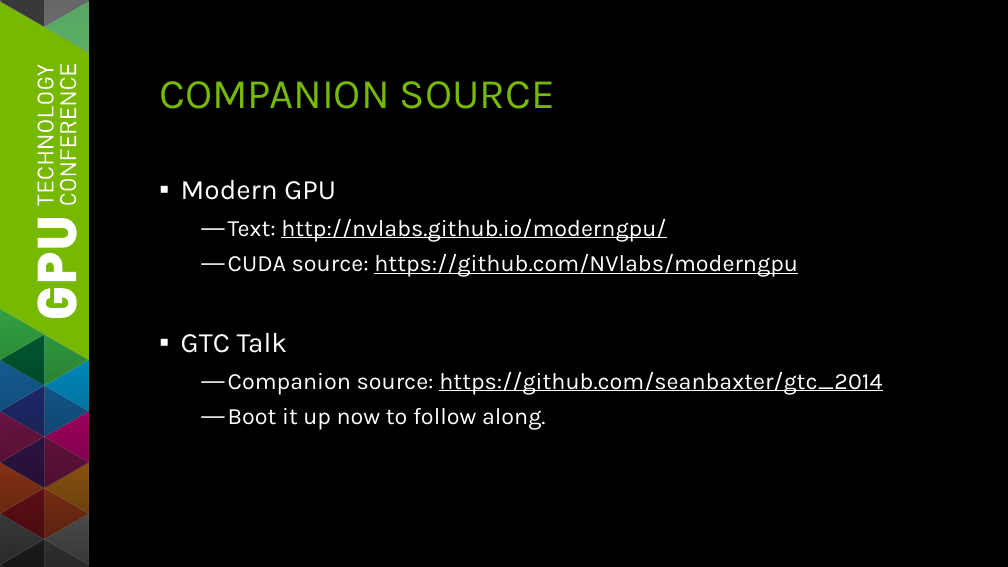
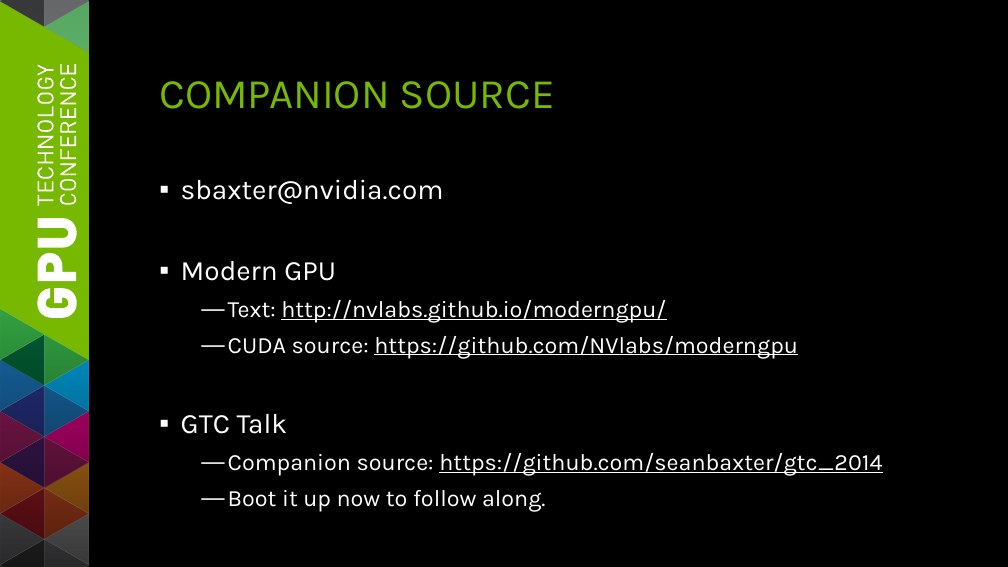
Before and after one commit to seanbaxter/gtc_2014, a slide deck: slide 2 of gtc_2014_sean_baxter.pptx. Drawn at 1008x567 pixels with LibreOffice and Linux fonts; fonts in the diff are those of the drawing. Boxes give left, top, right and bottom in pixels: in the first picture for what was removed or moved away, otherwise in the second. Text is boxed around its words. In the diff, an @@ line names an element or a change of style, - is before the commit and + after.

```diff
--- a/gtc_2014_sean_baxter.pptx
+++ b/gtc_2014_sean_baxter.pptx
@@ text at <box>181,179,444,204</box>: paragraph added @@
+▪ sbaxter@nvidia.com
```
Also in this commit, not shown: 7 other slides changed, 11 slides added, 1 slide removed, 1 other file.
